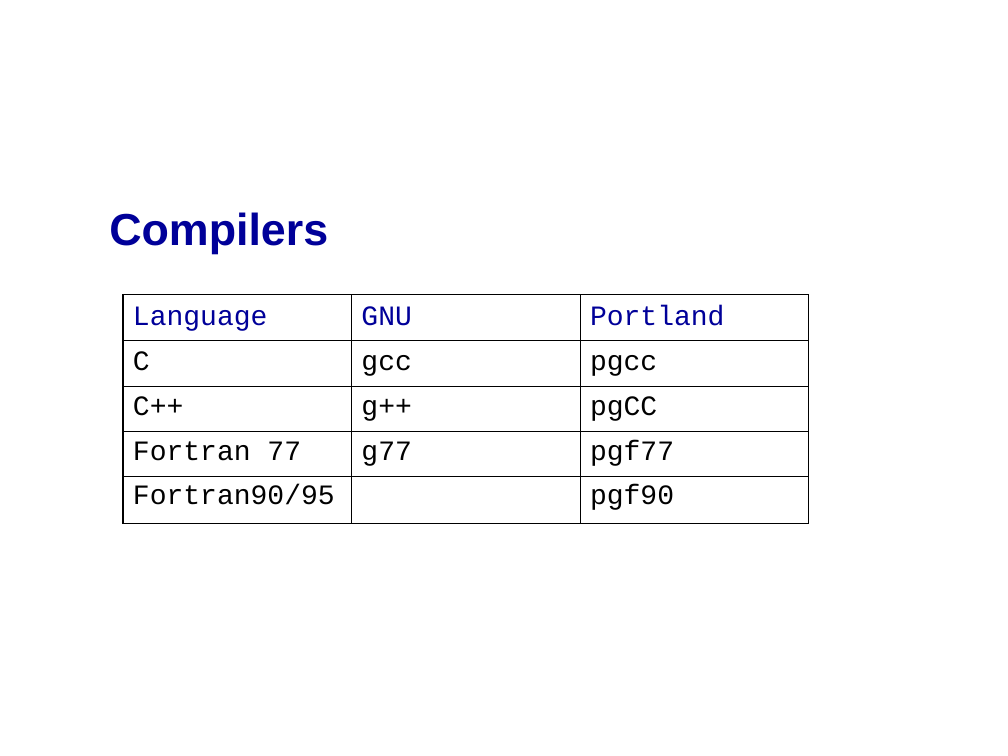
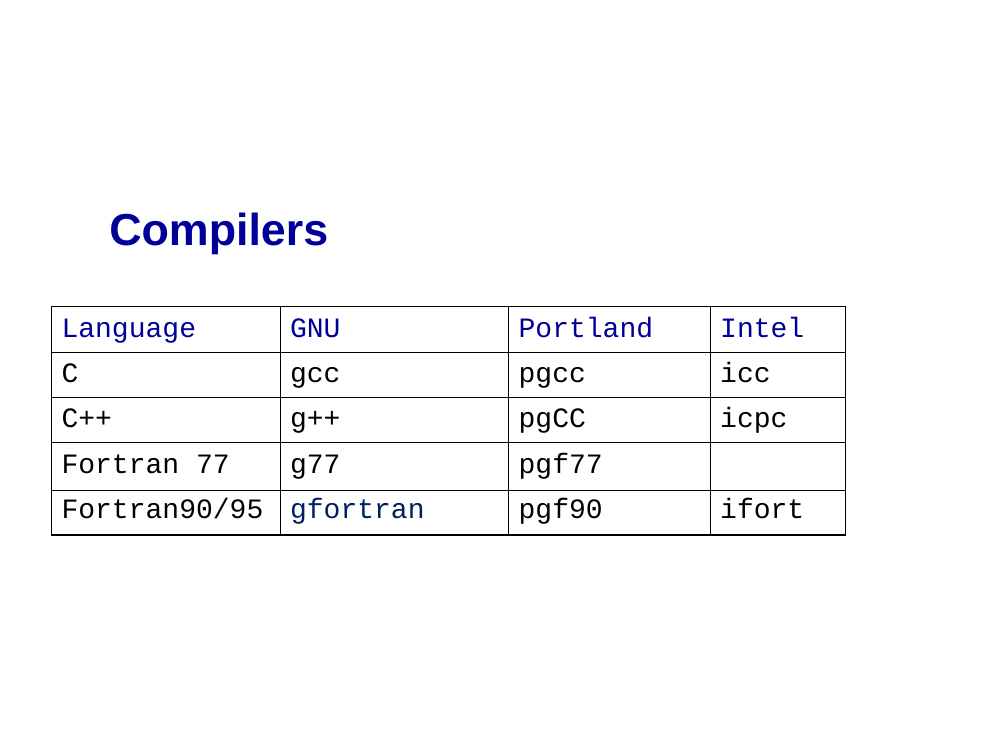
Before and after one commit to mikeg64/iome, a slide deck: slide 39 of src/examples/course/c/presentation/IntrotoC1.ppt (slide 38 before the commit). Drawn at 1008x756 pixels with LibreOffice and Linux fonts; fonts in the diff are those of the drawing; background and template pictures are left out. Boxes give left, top, right and bottom in pixels: in the first picture for what was removed or moved away, otherwise in the second. Text is boxed around its words. In the diff, an @@ line names an element or a change of style, - is before the commit and + after.

```diff
--- a/src/examples/course/c/presentation/IntrotoC1.ppt
+++ b/src/examples/course/c/presentation/IntrotoC1.ppt
@@ table at (x1=51, y1=306, x2=846, y2=532) @@
-column 2, row 5: 
+column 2, row 5: gfortran
+column 4: Intel | icc | icpc |  | ifort
@@ table resized from (x1=123, y1=294, x2=809, y2=520) to (x1=51, y1=306, x2=846, y2=532) @@
```
Also in this commit, not shown: 28 other slides changed, 2 slides added, 1 other file.
